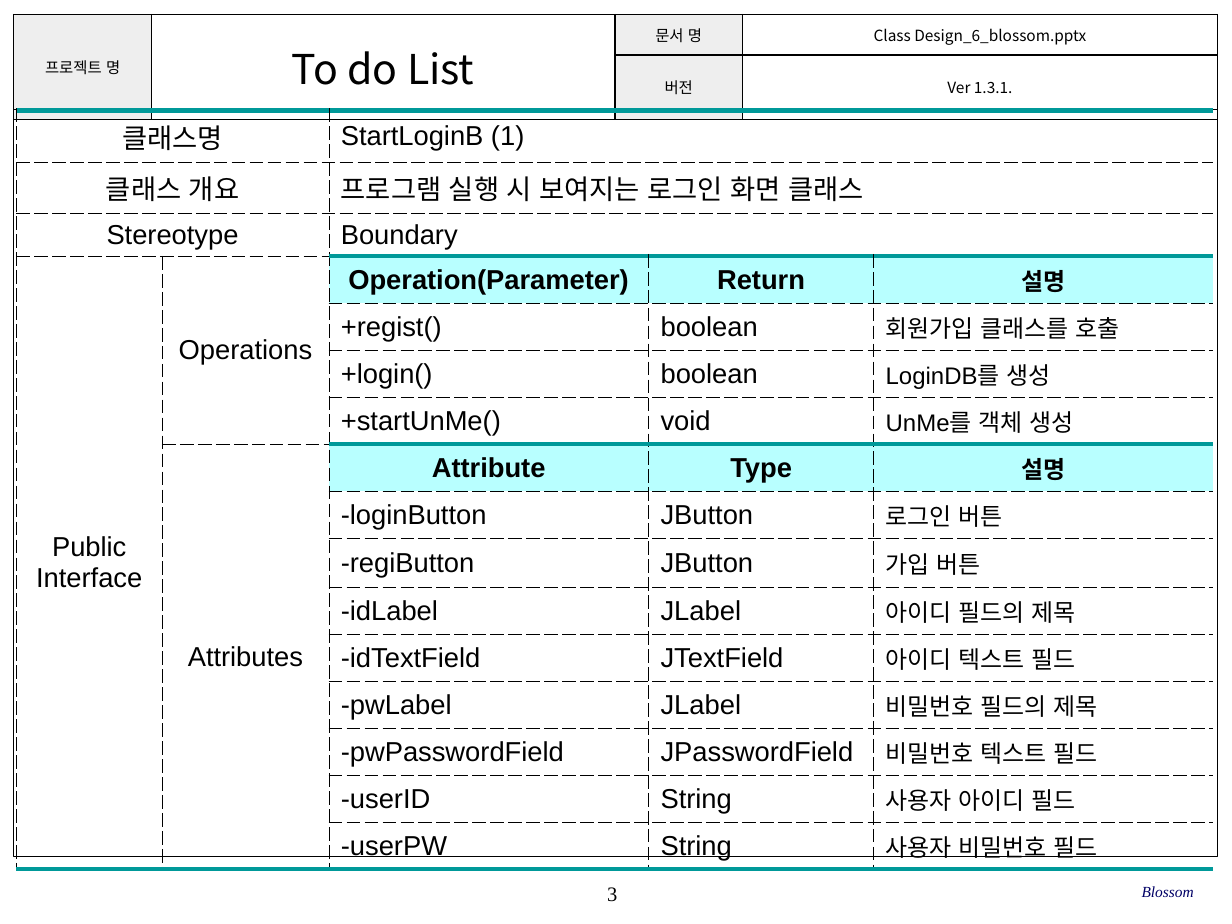
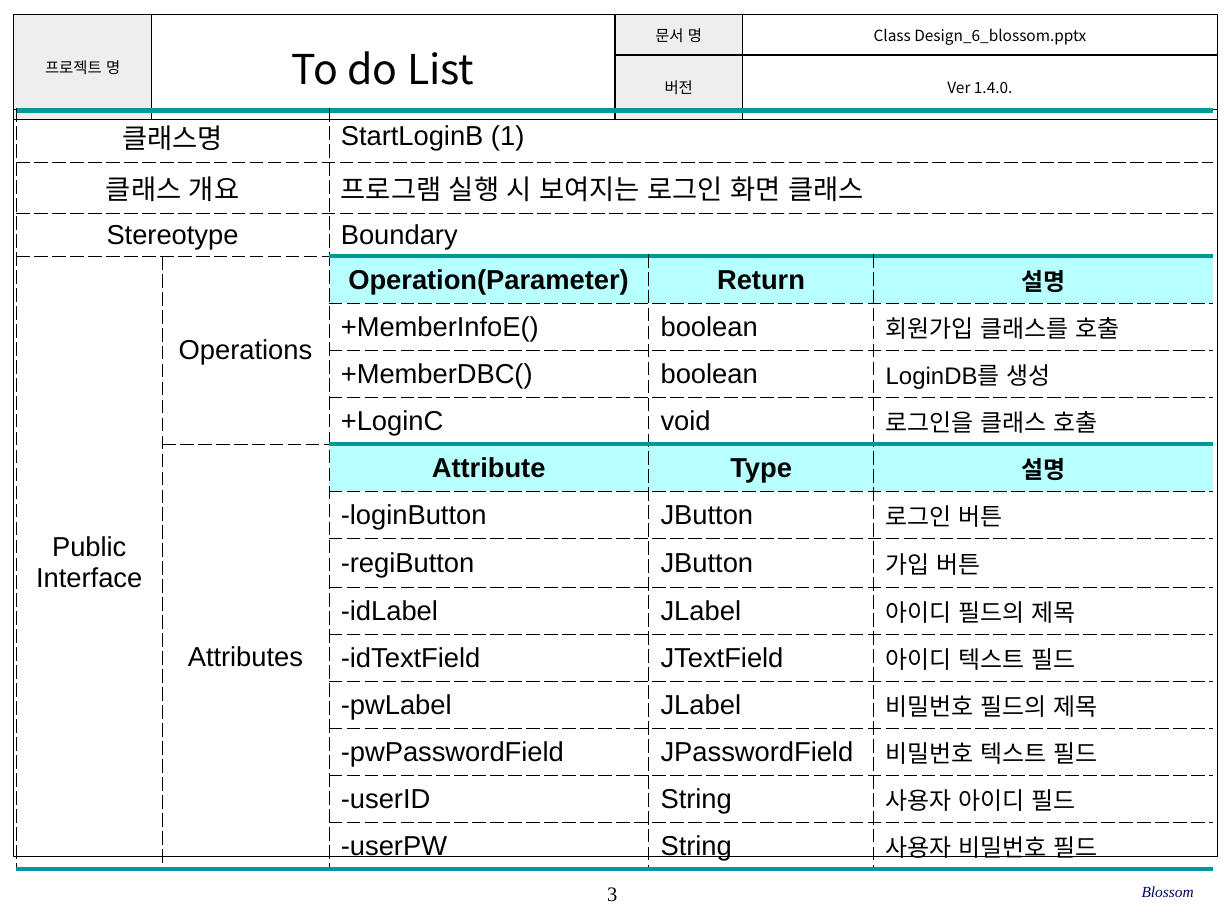
Before and after one commit to SE-admin/SE2017_6_blossom, a slide deck: slide 3 of doc/3_ 설계서/Class Design_6_blossom.pptx. Drawn at 1232x924 pixels with LibreOffice and Linux fonts; fonts in the diff are those of the drawing; background and template pictures are left out. Boxes give left, top, right and bottom in pixels: in the first picture for what was removed or moved away, otherwise in the second. Text is boxed around its words. In the diff, an @@ line names an element or a change of style, - is before the commit and + after.

```diff
--- a/doc/3_ 설계서/Class Design_6_blossom.pptx
+++ b/doc/3_ 설계서/Class Design_6_blossom.pptx
@@ table at (14, 15, 1217, 98) @@
-row 2, column 4: Ver 1.3.1.
+row 2, column 4: Ver 1.4.0.
@@ table at (16, 111, 1212, 864) @@
-row 5, column 3: +regist()
+row 5, column 3: +MemberInfoE()
-row 6, column 3: +login()
+row 6, column 3: +MemberDBC()
-row 7, column 3: +startUnMe()
+row 7, column 3: +LoginC
-row 7, column 5: UnMe를 객체 생성
+row 7, column 5: 로그인을 클래스 호출
```
Also in this commit, not shown: 24 other slides changed.
